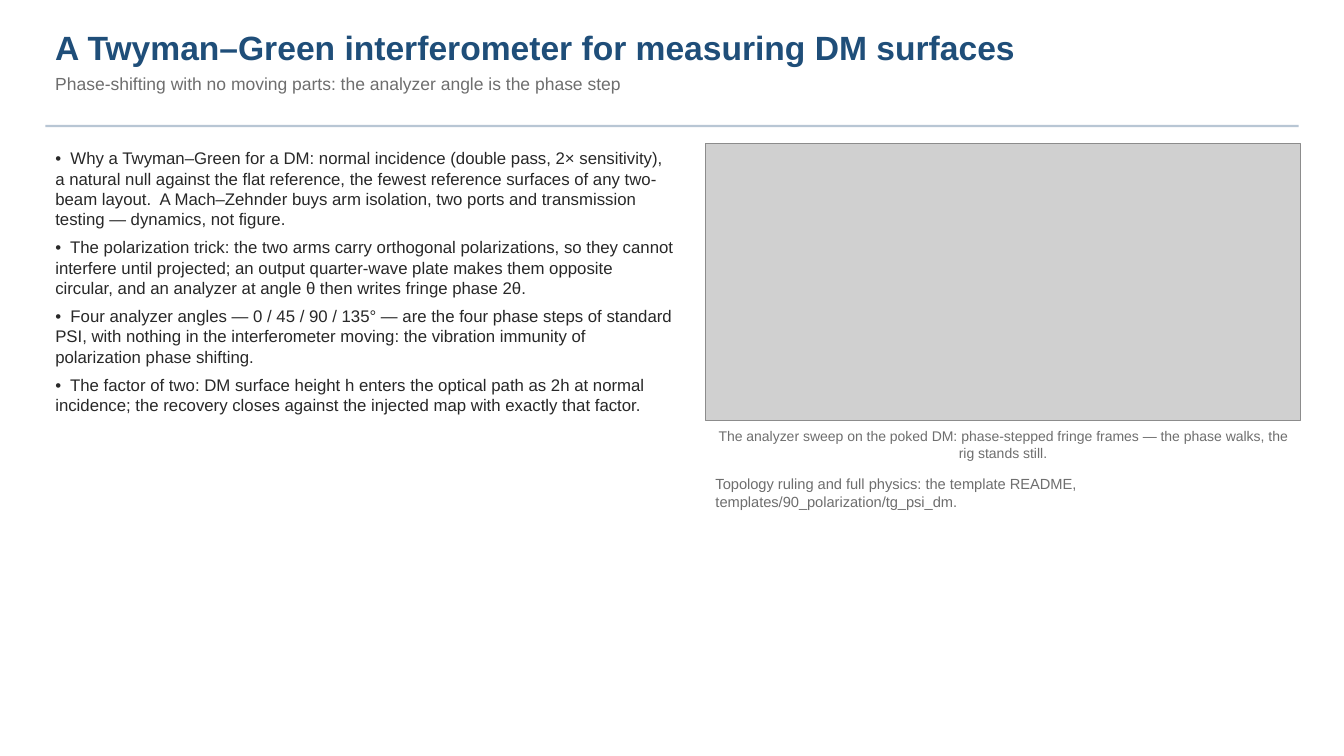
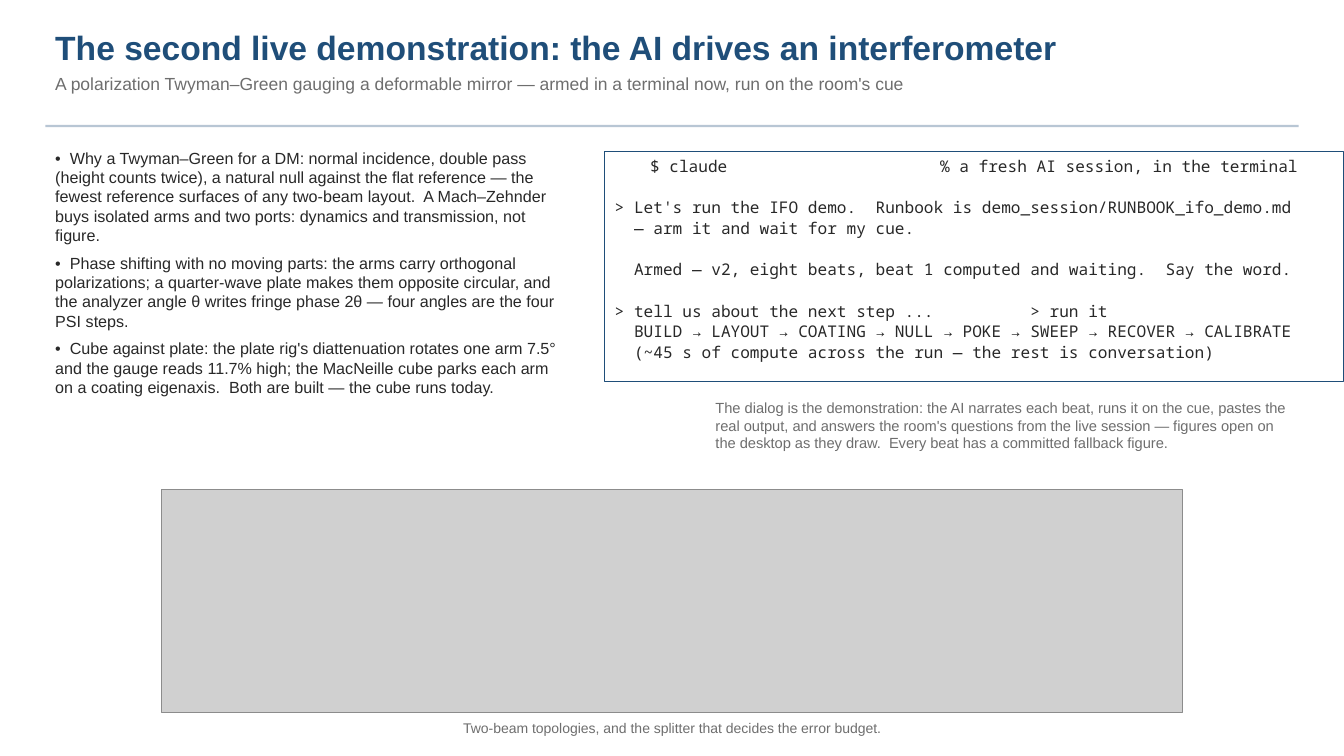
Before and after one commit to nasa-jpl/macos, a slide deck: slide 14 of demo_session/deck_keysight.pptx. Drawn at 1344x756 pixels with LibreOffice and Linux fonts; fonts in the diff are those of the drawing; grey boxes stand for pictures. Boxes give left, top, right and bottom in pixels: in the first picture for what was removed or moved away, otherwise in the second. Text is boxed around its words. In the diff, an @@ line names an element or a change of style, - is before the commit and + after.

```diff
--- a/demo_session/deck_keysight.pptx
+++ b/demo_session/deck_keysight.pptx
@@ text at <box>55,35,1056,94</box>: text changed @@
-A Twyman–Green interferometer for measuring DM surfaces
-Phase-shifting with no moving parts: the analyzer angle is the phase step
+The second live demonstration: the AI drives an interferometer
+A polarization Twyman–Green gauging a deformable mirror — armed in a terminal now, run on the room's cue
@@ picture removed at <box>706,143,1301,420</box> @@
@@ text at <box>55,152,556,397</box>: text changed; size 12 to 11.5 pt @@
-• Why a Twyman–Green for a DM: normal incidence (double pass, 2× sensitivity), a natural null against the flat reference, the fewest reference surfaces of any two-beam layout. A Mach–Zehnder buys arm isolation, two ports and transmission testing — dynamics, not figure.
-• The polarization trick: the two arms carry orthogonal polarizations, so they cannot interfere until projected; an output quarter-wave plate makes them opposite circular, and an analyzer at angle θ then writes fringe phase 2θ.
-• Four analyzer angles — 0 / 45 / 90 / 135° — are the four phase steps of standard PSI, with nothing in the interferometer moving: the vibration immunity of polarization phase shifting.
-• The factor of two: DM surface height h enters the optical path as 2h at normal incidence; the recovery closes against the injected map with exactly that factor.
+• Why a Twyman–Green for a DM: normal incidence, double pass (height counts twice), a natural null against the flat reference — the fewest reference surfaces of any two-beam layout. A Mach–Zehnder buys isolated arms and two ports: dynamics and transmission, not figure.
+• Phase shifting with no moving parts: the arms carry orthogonal polarizations; a quarter-wave plate makes them opposite circular, and the analyzer angle θ writes fringe phase 2θ — four angles are the four PSI steps.
+• Cube against plate: the plate rig's diattenuation rotates one arm 7.5° and the gauge reads 11.7% high; the MacNeille cube parks each arm on a coating eigenaxis. Both are built — the cube runs today.
@@ rectangle added at <box>605,151,1344,382</box>, fill #FFFFFF, outline #1F4E79 0.75 pt, 11.5 pt, text #282828 @@
+$ claude % a fresh AI session, in the terminal
+> Let's run the IFO demo. Runbook is demo_session/RUNBOOK_ifo_demo.md
+— arm it and wait for my cue.
+Armed — v2, eight beats, beat 1 computed and waiting. Say the word.
+> tell us about the next step ... > run it
+BUILD → LAYOUT → COATING → NULL → POKE → SWEEP → RECOVER → CALIBRATE
+(~45 s of compute across the run — the rest is conversation)
@@ text at <box>715,402,1285,451</box>: text changed; size 10 to 10.5 pt @@
-The analyzer sweep on the poked DM: phase-stepped fringe frames — the phase walks, the rig stands still.
+The dialog is the demonstration: the AI narrates each beat, runs it on the cue, pastes the real output, and answers the room's questions from the live session — figures open on the desktop as they draw. Every beat has a committed fallback figure.
@@ text removed at <box>715,478,1077,510</box> @@
-Topology ruling and full physics: the template README, templates/90_polarization/tg_psi_dm.
@@ picture added at <box>161,490,1182,713</box> @@
@@ text added at <box>463,723,882,736</box>, 10 pt, text #6E6E6E @@
+Two-beam topologies, and the splitter that decides the error budget.
```
Also in this commit, not shown: 4 other slides changed, 7 other files.
